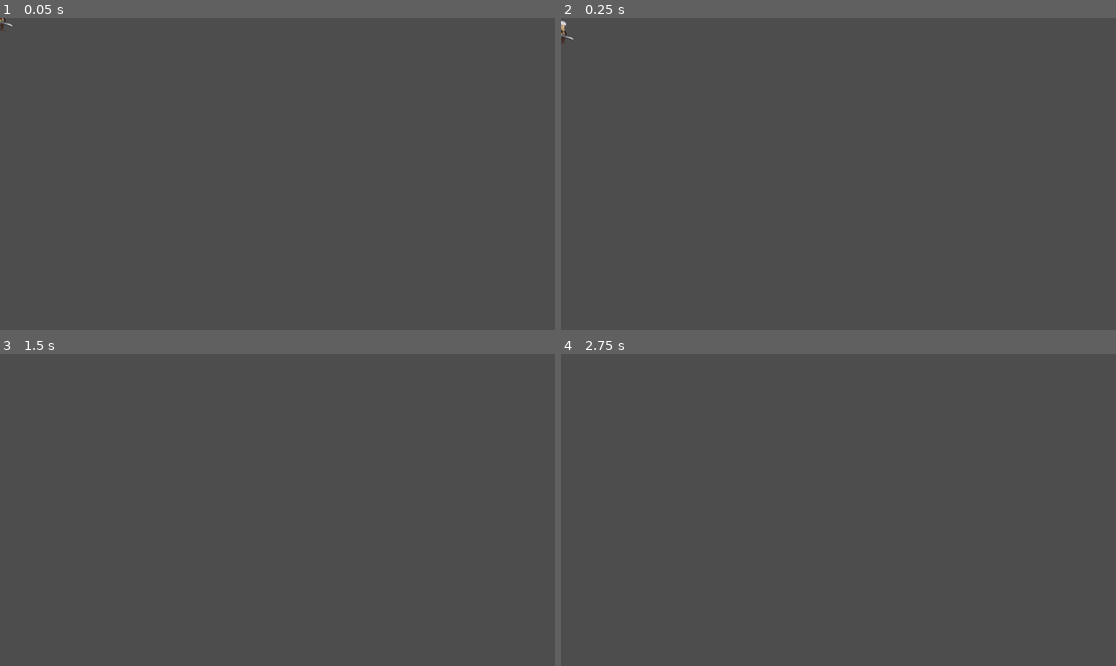
Above: before the commit, frames 1-4 (two rows, left to right).
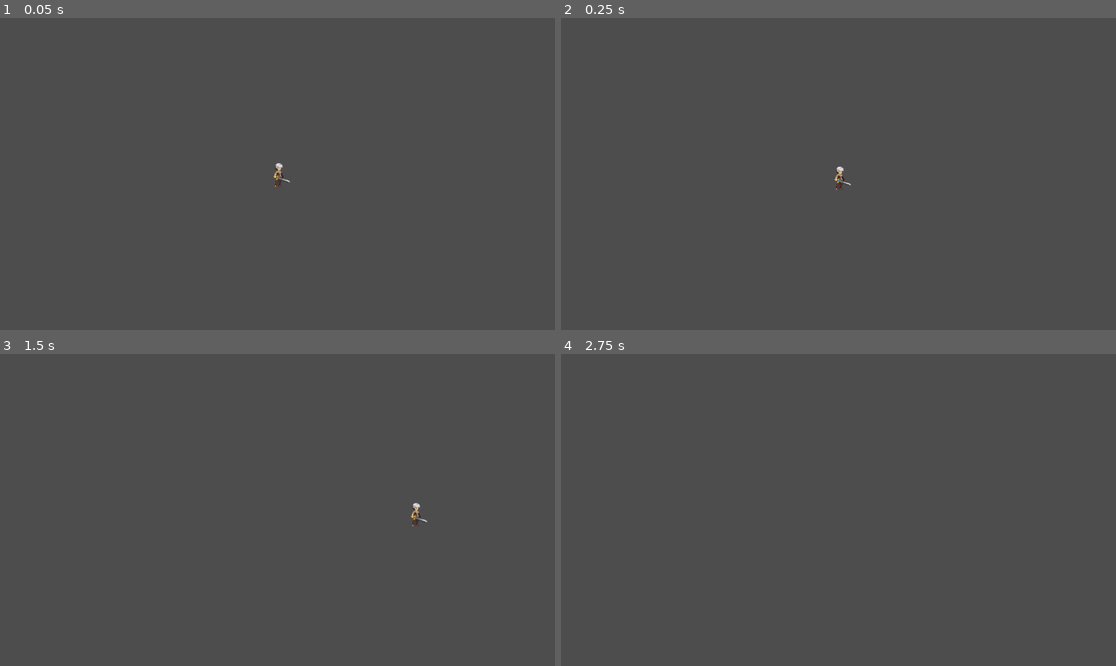
Above: after the commit, the same moments.

Repository: Dnmastr/progeto-teste-top-down
Game: Godot game, scene res://node_2d.tscn
Same seed, same stepped clock (60 frames per second), same inputs: the game is played once before the commit and once after it. The project has no main scene, so this scene is started directly.
Inputs:
- Up to frame 1 (0.05 s): no input
- Up to frame 2 (0.25 s): no input
- Up to frame 3 (1.5 s): tap Enter (ui_accept) at 0.5, 0.77 s; hold Right (ui_right) from 0.53 s (still down)
- Up to frame 4 (2.75 s): tap Enter (ui_accept) at 1.52 s; release Right (ui_right) at 2.03 s; hold Left (ui_left) from 2.03 s (still down)

The runs differ from the first frame. In frame 1, 0.1% of the frame differs, in the area x 0-53%, y 0-55%; in frame 2, 0.1%, in the area x 0-53%, y 0-56%; in frame 3, less than 0.1%; in frame 4, nothing differs.

Commit message:
Update node_2d.tscn

Diff:
--- a/node_2d.tscn
+++ b/node_2d.tscn
@@ -42,6 +42,9 @@
 [sub_resource type="CapsuleShape2D" id="CapsuleShape2D_d21ai"]
 height = 52.0
 
+[sub_resource type="RectangleShape2D" id="RectangleShape2D_0e48y"]
+size = Vector2(426, 20)
+
 [node name="Node2D" type="Node2D" unique_id=1086006206]
 
 [node name="Player" type="CharacterBody2D" parent="." unique_id=479150156]
@@ -58,3 +61,11 @@
 [node name="CollisionShape2D" type="CollisionShape2D" parent="Player" unique_id=581953059]
 position = Vector2(2, 3)
 shape = SubResource("CapsuleShape2D_d21ai")
+
+[node name="StaticBody2D" type="StaticBody2D" parent="." unique_id=407893500]
+
+[node name="CollisionShape2D" type="CollisionShape2D" parent="StaticBody2D" unique_id=2069446785]
+position = Vector2(61, 46)
+shape = SubResource("RectangleShape2D_0e48y")
+
+[node name="Camera2D" type="Camera2D" parent="." unique_id=2040381683]
